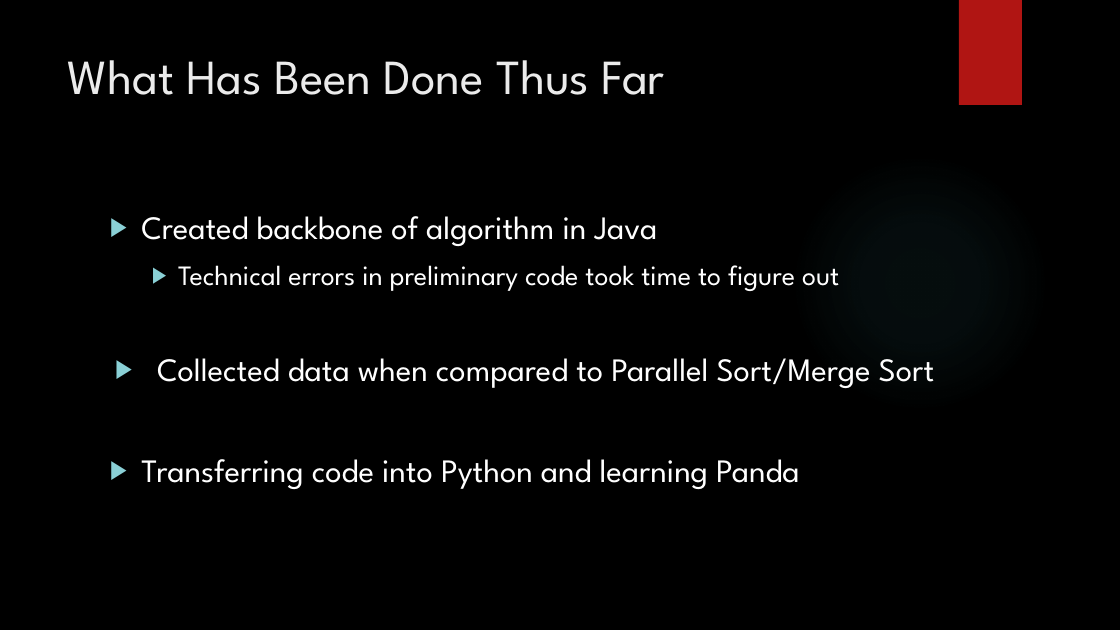
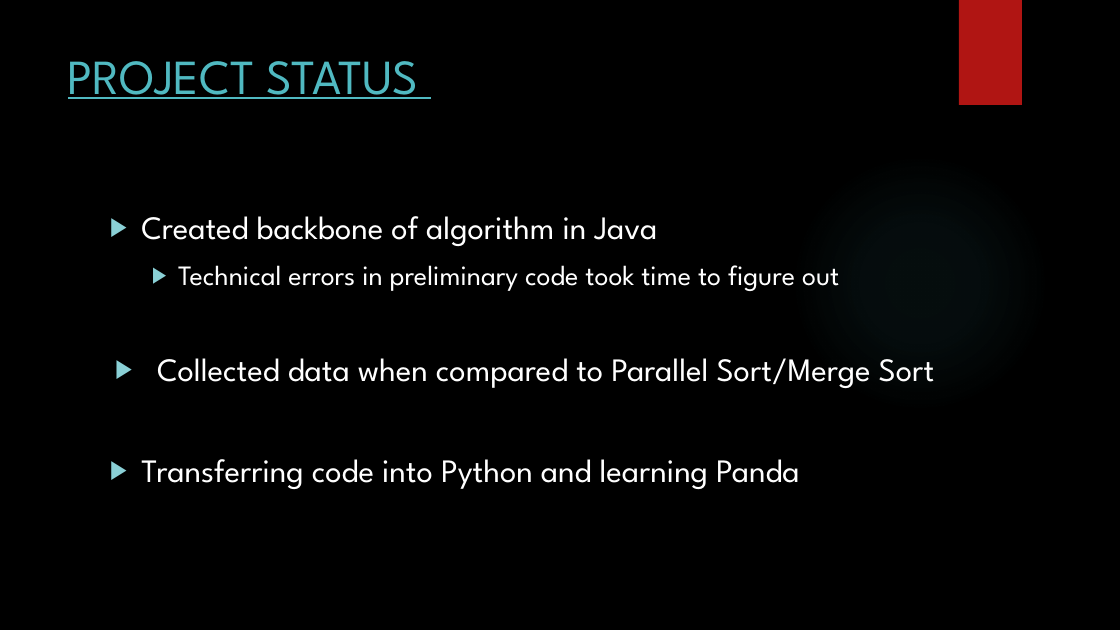
Before and after one commit to SoumyaMishra8/Statistical-Analysis-Sorting-Algorithm, a slide deck: slide 8 of Progress Report for Project 10_13_17.pptx (slide 6 before the commit). Drawn at 1120x630 pixels with LibreOffice and Linux fonts; fonts in the diff are those of the drawing; background and template pictures are left out. Boxes give left, top, right and bottom in pixels: in the first picture for what was removed or moved away, otherwise in the second. Text is boxed around its words. In the diff, an @@ line names an element or a change of style, - is before the commit and + after.

```diff
--- a/Progress Report for Project 10_13_17.pptx
+++ b/Progress Report for Project 10_13_17.pptx
@@ title at box(68, 61, 418, 99): text changed; text colour #EBEBEB to #50B9C1 @@
-What Has Been Done Thus Far
+PROJECT STATUS
```
Also in this commit, not shown: 9 other slides changed, 3 slides added.
